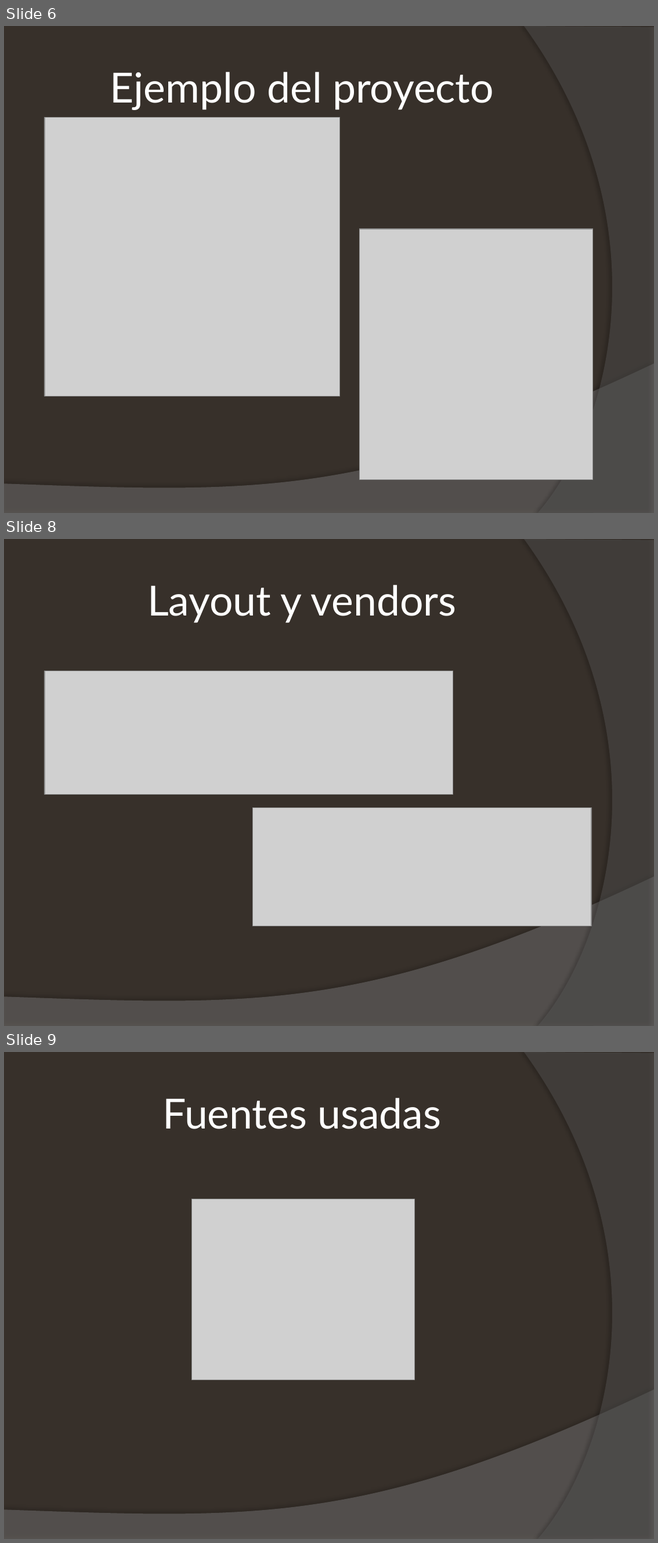
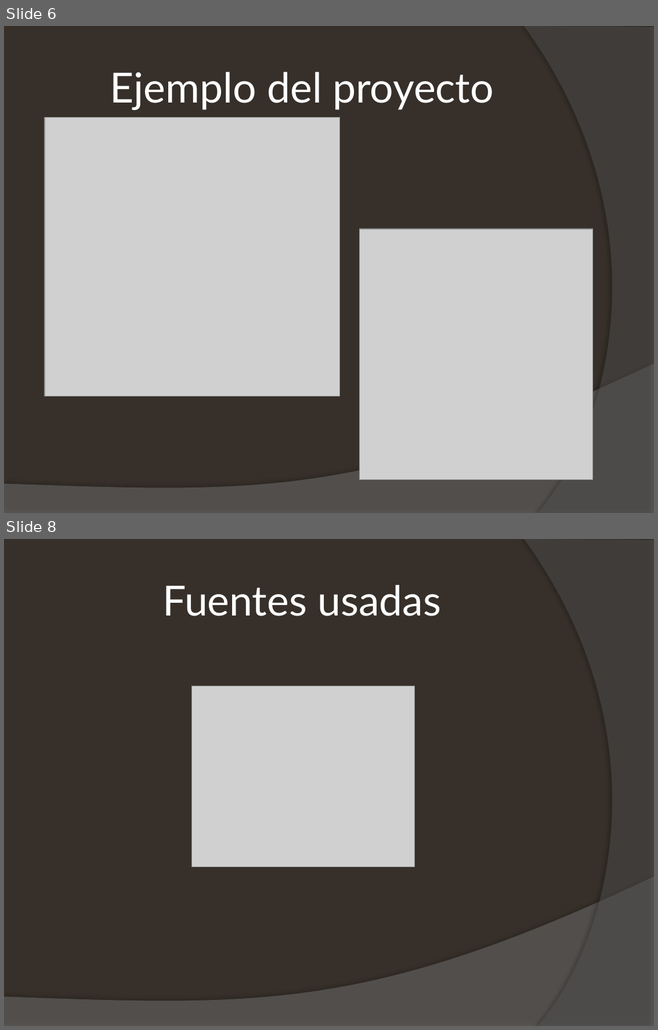
Before and after one commit to josema51093/elprofeta, a slide deck: Daily prophet.pptx. Shown one above the other, each under a label of ours: slides 6, 8 and 9 before the commit, slides 6 and 8 after it; the slides between them are not shown. The pictures are 658x1543 and 658x1030 pixels, drawn with LibreOffice and Linux fonts; fonts in the diff are those of the drawing; grey boxes stand for pictures. Boxes give left, top, right and bottom in pixels: in the first picture for what was removed or moved away, otherwise in the second. Text is boxed around its words. In the diff, an @@ line names an element or a change of style, - is before the commit and + after.

```diff
--- a/Daily prophet.pptx
+++ b/Daily prophet.pptx
@@ slide 8 removed at (4,539,654,1026), background #37302A; not listed: 2 template elements that a slide beside it also shows @@
@@ title removed at (147,585,456,623) @@
-Layout y vendors
@@ picture removed at (44,671,452,795) @@
@@ picture removed at (253,808,591,926) @@
@@ what was slide 9 is now slide 8 @@
```
Also in this commit, not shown: 3 slides changed, 1 slide added.
